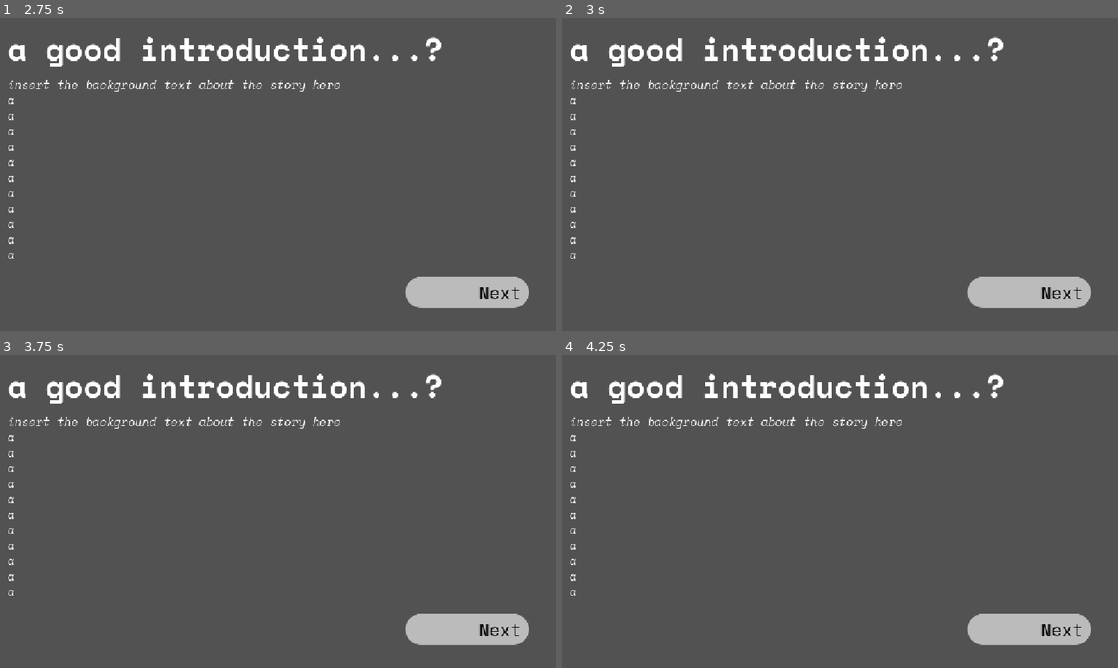
Above: before the commit, frames 1-4 (two rows, left to right).
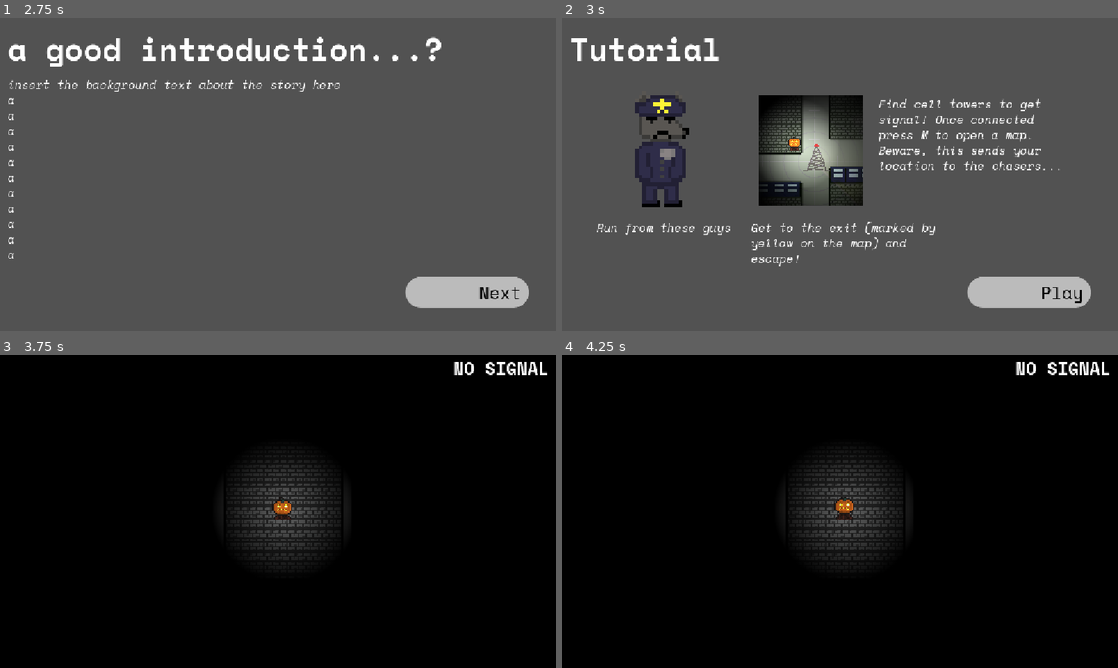
Above: after the commit, the same moments.

Repository: TurbogamesDev/godot-wild-jam-98
Game: Godot game, scene res://assets/scenes/ui/main_menu.tscn
Same seed, same stepped clock (60 frames per second), same inputs: the game is played once before the commit and once after it. The engine's default icon, where the game draws it, is replaced by a stand-in: a white triangle on a blue panel in a dark square.
Inputs:
- Up to frame 1 (2.75 s): click "Settings" at 0.5 s; click "X" at 1.25 s; click "Start" at 2 s
- Up to frame 2 (3 s): click "Next" at 2.75 s
- Up to frame 3 (3.75 s): click "Next" (after the commit: "Play") at 3.5 s
- Up to frame 4 (4.25 s): no input

Frame 1 is identical in both runs. In frame 2, 13% of the frame differs, in the area x 1-94%, y 6-92%; in frame 3, 99%; in frame 4, 99%, in the area x 0-100%, y 0-100%.

Commit message:
Add tutorial

Diff:
--- a/assets/scenes/story/pre_game_story.tscn
+++ b/assets/scenes/story/pre_game_story.tscn
@@ -39,6 +39,7 @@
 label_settings = SubResource("LabelSettings_xepy2")
 
 [node name="BodyText" type="Label" parent="." unique_id=1338136747]
+custom_maximum_size = Vector2(1120, 392)
 layout_mode = 0
 offset_left = 16.0
 offset_top = 120.0
@@ -66,3 +67,4 @@
 offset_right = 1096.0
 offset_bottom = 600.0
 button_text = "Next"
+scene_path = "res://assets/scenes/story/tutorial.tscn"
--- /dev/null
+++ b/assets/scenes/story/tutorial.tscn
@@ -0,0 +1,103 @@
+[gd_scene format=3 uid="uid://csemtc25w7xj8"]
+
+[ext_resource type="FontFile" uid="uid://bi4e1wutdaoch" path="res://assets/fonts/Space_Mono/SpaceMono-Bold.ttf" id="1_e77oy"]
+[ext_resource type="Texture2D" uid="uid://bur07uhwih60y" path="res://assets/sprites/Placeholders/cop wolf.png" id="2_n7efs"]
+[ext_resource type="FontFile" uid="uid://dv4a1gtexq6r6" path="res://assets/fonts/Space_Mono/SpaceMono-Italic.ttf" id="2_uqo72"]
+[ext_resource type="PackedScene" uid="uid://tdimt6elbj6d" path="res://assets/scenes/ui/switch_scene_button.tscn" id="3_n7efs"]
+[ext_resource type="Texture2D" uid="uid://ddrqwciyh88bk" path="res://assets/sprites/Placeholders/cell_tower_demo.png" id="4_n7efs"]
+
+[sub_resource type="LabelSettings" id="LabelSettings_xepy2"]
+font = ExtResource("1_e77oy")
+font_size = 64
+
+[sub_resource type="LabelSettings" id="LabelSettings_qc24j"]
+line_spacing = -4.0
+font = ExtResource("2_uqo72")
+font_size = 24
+
+[node name="Tutorial" type="Control" unique_id=61984410]
+layout_mode = 3
+anchors_preset = 15
+anchor_right = 1.0
+anchor_bottom = 1.0
+grow_horizontal = 2
+grow_vertical = 2
+
+[node name="Background" type="ColorRect" parent="." unique_id=50528060]
+z_index = -50
+z_as_relative = false
+layout_mode = 0
+offset_right = 1152.0
+offset_bottom = 648.0
+color = Color(0.32321265, 0.32321244, 0.3232125, 1)
+
+[node name="Heading" type="Label" parent="." unique_id=1943534385]
+layout_mode = 0
+offset_left = 16.0
+offset_top = 16.0
+offset_right = 56.0
+offset_bottom = 39.0
+text = "Tutorial"
+label_settings = SubResource("LabelSettings_xepy2")
+
+[node name="A_Image" type="TextureRect" parent="." unique_id=1418516713]
+layout_mode = 0
+offset_left = 136.0
+offset_top = 152.0
+offset_right = 272.0
+offset_bottom = 392.0
+texture = ExtResource("2_n7efs")
+expand_mode = 1
+stretch_mode = 6
+
+[node name="A_BodyText" type="Label" parent="." unique_id=1338136747]
+layout_mode = 0
+offset_left = 72.0
+offset_top = 416.0
+offset_right = 350.0
+offset_bottom = 456.0
+text = "Run from these guys"
+label_settings = SubResource("LabelSettings_qc24j")
+
+[node name="B_Image" type="TextureRect" parent="." unique_id=900468829]
+custom_minimum_size = Vector2(10, 10)
+layout_mode = 0
+offset_left = 408.0
+offset_top = 160.0
+offset_right = 624.0
+offset_bottom = 388.7059
+texture = ExtResource("4_n7efs")
+expand_mode = 1
+stretch_mode = 6
+
+[node name="B_BodyText" type="Label" parent="." unique_id=859373338]
+custom_maximum_size = Vector2(416, 224)
+layout_mode = 0
+offset_left = 656.0
+offset_top = 160.0
+offset_right = 1072.0
+offset_bottom = 384.0
+text = "Find cell towers to get signal! Once connected press M to open a map. Beware, this sends your location to the chasers..."
+label_settings = SubResource("LabelSettings_qc24j")
+autowrap_mode = 3
+
+[node name="C_BodyText" type="Label" parent="." unique_id=469108507]
+custom_maximum_size = Vector2(416, 224)
+layout_mode = 0
+offset_left = 392.0
+offset_top = 416.0
+offset_right = 808.0
+offset_bottom = 516.0
+text = "Get to the exit (marked by yellow on the map) and escape!"
+label_settings = SubResource("LabelSettings_qc24j")
+autowrap_mode = 3
+
+[node name="SwitchSceneButton" parent="." unique_id=2067039380 instance=ExtResource("3_n7efs")]
+layout_mode = 0
+offset_left = 840.0
+offset_top = 536.0
+offset_right = 1096.0
+offset_bottom = 600.0
+button_text = "Play"
+scene_path = "res://assets/scenes/levels/test_level2.tscn"
+play_igm_after_click = true
--- a/assets/scripts/ui_script/switch_scene_button.gd
+++ b/assets/scripts/ui_script/switch_scene_button.gd
@@ -3,11 +3,13 @@
 
 @export var button_text: String
 @export var scene_path: String
+@export var play_igm_after_click: bool = false
 
 func _ready() -> void:
 	$Text.text = button_text
 
 func _on_pressed() -> void:
-	BackgroundMusicManager.play_bgm(BackgroundMusicManager.IN_GAME_MUSIC_PATH)
+	if play_igm_after_click:
+		BackgroundMusicManager.play_bgm(BackgroundMusicManager.IN_GAME_MUSIC_PATH)
 
 	get_tree().change_scene_to_file(scene_path)
Binary file added: assets/sprites/Placeholders/cell_tower_demo.png
Not shown, added: assets/sprites/Placeholders/cell_tower_demo.png.import
Binary file changed: assets/sprites/Placeholders/map_guipdn.png
